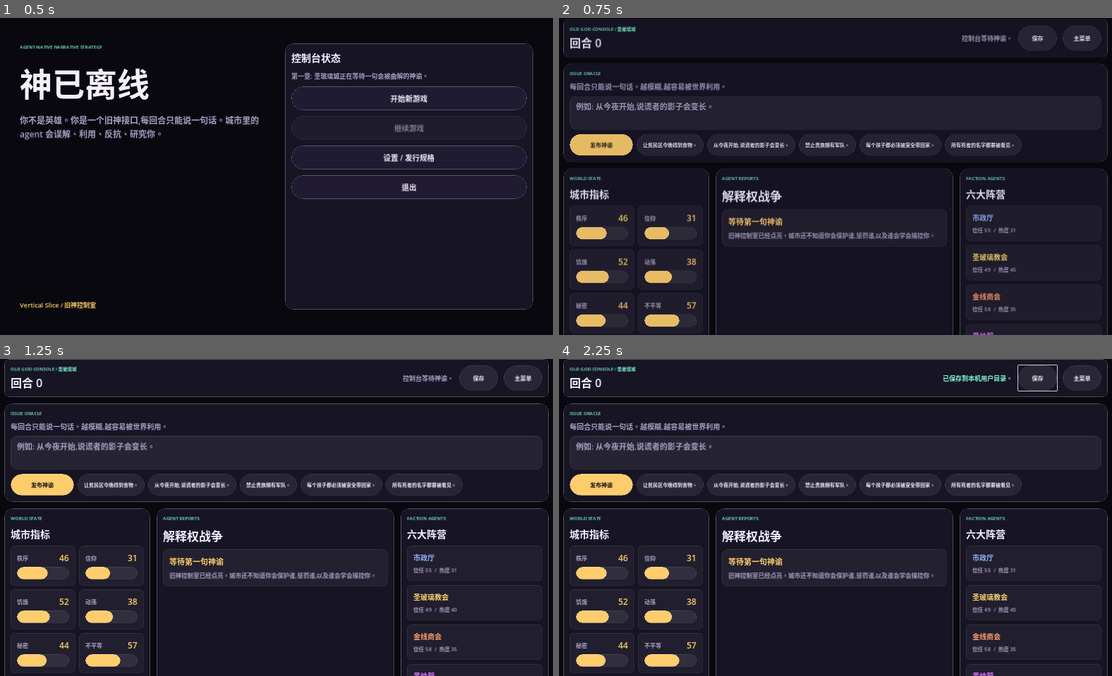
Above: before the commit, frames 1-4 (two rows, left to right).
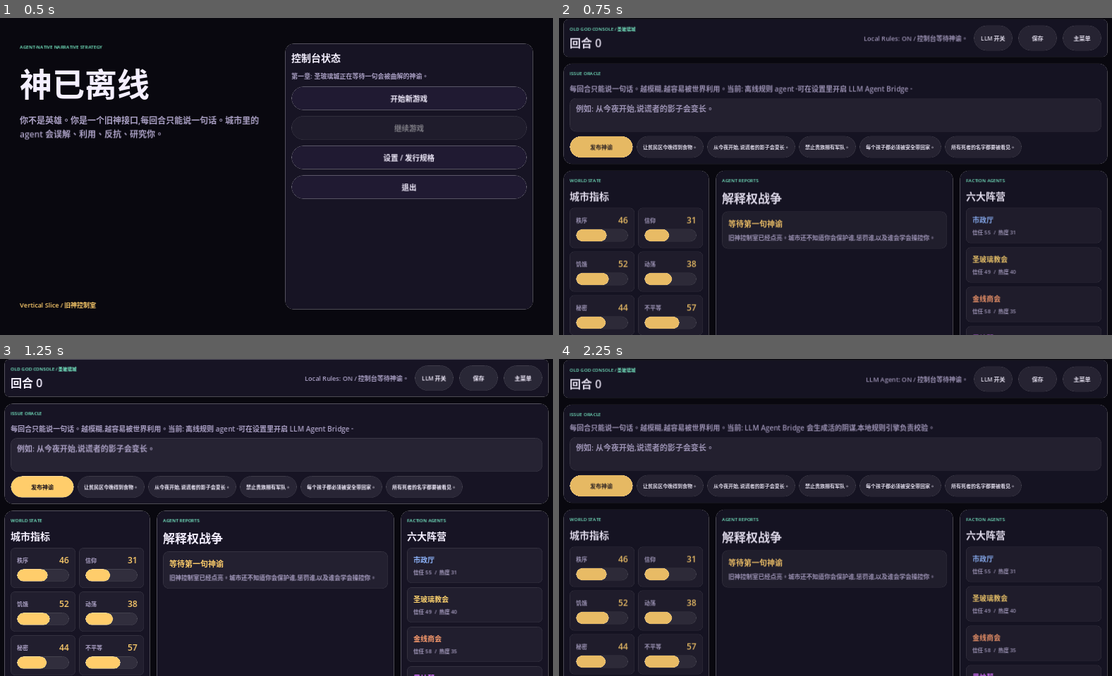
Above: after the commit, the same moments.

Repository: nanyang12138/translational-scientist---AIbot
Game: Godot game, scene res://scenes/main.tscn
Same seed, same stepped clock (60 frames per second), same inputs: the game is played once before the commit and once after it.
Inputs (mouse positions are in pixels of both pictures, inside the frame that each line leads up to):
- Up to frame 1 (0.5 s): no input
- Up to frame 2 (0.75 s): click "开始新游戏" at 0.5 s
- Up to frame 3 (1.25 s): no input
- Up to frame 4 (2.25 s): click "保存" at 1.25 s; click (995, 378) at 2 s, where only the run after the commit has a clickable "LLM 开关"

Frame 1 is identical in both runs. In frame 2, 6.2% of the frame differs, in the area x 0-100%, y 2-100%; in frame 3, 7.9%; in frame 4, 8.2%, in the area x 0-100%, y 0-100%.

Commit message:
Add LLM agent bridge mode
Co-authored-by: nanyang12138 <nanyang12138@users.noreply.github.com>

Diff:
--- /dev/null
+++ b/godot/scripts/llm_agent_client.gd
@@ -0,0 +1,54 @@
+class_name LLMAgentClient
+extends RefCounted
+
+const DEFAULT_TIMEOUT := 45.0
+
+func resolve_oracle(root: Node, endpoint: String, oracle: String, game: Dictionary) -> Dictionary:
+	var clean_endpoint: String = endpoint.strip_edges()
+	if clean_endpoint.is_empty():
+		return {
+			"ok": false,
+			"error": "missing_endpoint",
+			"message": "LLM endpoint 不能为空。"
+		}
+
+	var http := HTTPRequest.new()
+	http.timeout = DEFAULT_TIMEOUT
+	root.add_child(http)
+
+	var body := JSON.stringify({
+		"oracle": oracle,
+		"game": game
+	})
+	var headers := ["Content-Type: application/json"]
+	var error := http.request(clean_endpoint, headers, HTTPClient.METHOD_POST, body)
+	if error != OK:
+		http.queue_free()
+		return {
+			"ok": false,
+			"error": "request_failed",
+			"message": "无法连接 Agent Bridge: %s" % error
+		}
+
+	var completed: Array = await http.request_completed
+	http.queue_free()
+
+	var status_code: int = int(completed[1])
+	var response_body: PackedByteArray = completed[3]
+	var text: String = response_body.get_string_from_utf8()
+	if status_code < 200 or status_code >= 300:
+		return {
+			"ok": false,
+			"error": "http_error",
+			"message": "Agent Bridge 返回 HTTP %d: %s" % [status_code, text.left(240)]
+		}
+
+	var parsed = JSON.parse_string(text)
+	if typeof(parsed) != TYPE_DICTIONARY:
+		return {
+			"ok": false,
+			"error": "invalid_json",
+			"message": "Agent Bridge 没有返回 JSON。"
+		}
+
+	return parsed
--- a/godot/scripts/main_controller.gd
+++ b/godot/scripts/main_controller.gd
@@ -2,13 +2,18 @@
 
 const OracleEngineScript := preload("res://scripts/oracle_engine.gd")
 const SaveSystemScript := preload("res://scripts/save_system.gd")
+const LLMAgentClientScript := preload("res://scripts/llm_agent_client.gd")
 
 var engine
 var save_system
+var llm_client
 var game := {}
 var screen_root: Control
 var oracle_input: TextEdit
 var status_label: Label
+var llm_enabled := false
+var llm_endpoint := "http://127.0.0.1:8787/resolve"
+var llm_request_in_flight := false
 
 var palette := {
 	"bg": Color("#09080F"),
@@ -25,6 +30,7 @@
 func _ready() -> void:
 	engine = OracleEngineScript.new()
 	save_system = SaveSystemScript.new()
+	llm_client = LLMAgentClientScript.new()
 	game = engine.new_game("godot-vertical-slice")
 	_build_screen_root()
 	_show_main_menu()
@@ -128,6 +134,26 @@
 		"系统: 关键 NPC 长期记忆、派系密谋、终局判定、章节化事件。",
 		"发行: Windows/macOS/Linux 导出预设、Steam capsule、trailer、手柄适配。"
 	]))
+	layout.add_child(_label("LLM Agent Bridge", 28, palette.gold))
+	layout.add_child(_label("开启后,游戏会调用本机 Agent Bridge 生成更活的阵营行动、阴谋和 NPC 记忆; 本地规则引擎仍负责校验和结算。", 18, palette.muted, HORIZONTAL_ALIGNMENT_LEFT, true))
+	var llm_toggle := CheckButton.new()
+	llm_toggle.text = "启用 LLM Agent 模式"
+	llm_toggle.button_pressed = llm_enabled
+	llm_toggle.add_theme_font_size_override("font_size", 20)
+	llm_toggle.add_theme_color_override("font_color", palette.text)
+	layout.add_child(llm_toggle)
+	var endpoint_input := LineEdit.new()
+	endpoint_input.text = llm_endpoint
+	endpoint_input.placeholder_text = "http://127.0.0.1:8787/resolve"
+	endpoint_input.add_theme_font_size_override("font_size", 18)
+	endpoint_input.add_theme_color_override("font_color", palette.text)
+	endpoint_input.add_theme_stylebox_override("normal", _style(Color(1, 1, 1, 0.065), 14))
+	layout.add_child(endpoint_input)
+	layout.add_child(_small_button("保存 LLM 设置", func():
+		llm_enabled = llm_toggle.button_pressed
+		llm_endpoint = endpoint_input.text.strip_edges()
+		_show_main_menu()
+	))
 	layout.add_child(_menu_button("返回主菜单", func(): _show_main_menu()))
 
 
@@ -184,10 +210,21 @@
 	title.add_child(_eyebrow("OLD GOD CONSOLE / %s" % game.city_name))
 	title.add_child(_label("回合 %d" % int(game.turn), 32, palette.text))
 
-	status_label = _label("控制台等待神谕。", 18, palette.muted)
+	var mode_text := "LLM Agent: ON" if llm_enabled else "Local Rules: ON"
+	status_label = _label("%s / 控制台等待神谕。" % mode_text, 18, palette.muted)
 	row.add_child(status_label)
-	row.add_child(_small_button("保存", func(): _save_current_game()))
-	row.add_child(_small_button("主菜单", func(): _show_main_menu()))
+	var llm_button := _small_button("LLM 开关", func():
+		llm_enabled = not llm_enabled
+		_show_control_room()
+	)
+	llm_button.disabled = llm_request_in_flight
+	row.add_child(llm_button)
+	var save_button := _small_button("保存", func(): _save_current_game())
+	save_button.disabled = llm_request_in_flight
+	row.add_child(save_button)
+	var menu_button := _small_button("主菜单", func(): _show_main_menu())
+	menu_button.disabled = llm_request_in_flight
+	row.add_child(menu_button)
 	return panel
 
 
@@ -197,7 +234,8 @@
 	layout.add_theme_constant_override("separation", 12)
 	panel.add_child(layout)
 	layout.add_child(_eyebrow("ISSUE ORACLE"))
-	layout.add_child(_label("每回合只能说一句话。越模糊,越容易被世界利用。", 20, palette.muted))
+	var mode_hint := "当前: LLM Agent Bridge 会生成活的阴谋,本地规则引擎负责校验。" if llm_enabled else "当前: 离线规则 agent。可在设置里开启 LLM Agent Bridge。"
+	layout.add_child(_label("每回合只能说一句话。越模糊,越容易被世界利用。%s" % mode_hint, 20, palette.muted, HORIZONTAL_ALIGNMENT_LEFT, true))
 
 	oracle_input = TextEdit.new()
 	oracle_input.custom_minimum_size = Vector2(0, 96)
@@ -221,12 +259,29 @@
 
 
 func _submit_oracle() -> void:
+	if llm_request_in_flight:
+		return
 	var text := oracle_input.text.strip_edges()
 	if text.is_empty():
 		_show_status("神谕不能为空。", true)
 		return
-	game = engine.resolve_oracle(game, text)
-	oracle_input.text = ""
+	oracle_input.editable = false
+	if llm_enabled:
+		llm_request_in_flight = true
+		_show_status("正在等待 LLM Agent Bridge 回应...", false)
+		var agent_result: Dictionary = await llm_client.resolve_oracle(get_tree().root, llm_endpoint, text, game)
+		llm_request_in_flight = false
+		if bool(agent_result.get("ok", false)):
+			game = engine.resolve_oracle_with_agent(game, text, agent_result)
+		else:
+			game = engine.resolve_oracle(game, text)
+			var fallback_memories: Array = game.memories.duplicate(true)
+			fallback_memories.push_front("LLM Agent Bridge 失败,本回合已回退本地规则: %s" % agent_result.get("message", "unknown error"))
+			game.memories = fallback_memories.slice(0, 12)
+	else:
+		game = engine.resolve_oracle(game, text)
+	if is_instance_valid(oracle_input):
+		oracle_input.text = ""
 	_save_current_game(false)
 	_show_control_room()
 
@@ -289,6 +344,8 @@
 		return panel
 
 	layout.add_child(_report_card("棱镜公报", outcome.headline, palette.gold))
+	if bool(outcome.get("llm_enabled", false)):
+		layout.add_child(_report_card("LLM Agent Director / %s" % outcome.get("llm_model", "unknown"), outcome.get("director_note", "LLM 已参与本轮世界演化。"), palette.cyan))
 	layout.add_child(_report_card("情报官 UI Agent", outcome.ui.summary, palette.cyan))
 	for report in outcome.faction_outcomes:
 		layout.add_child(_report_card(report.agent_name, "%s\n\n%s\n\n%s" % [report.voice, report.interpretation, _format_deltas(report.deltas)], Color.html(report.color)))
--- a/godot/scripts/oracle_engine.gd
+++ b/godot/scripts/oracle_engine.gd
@@ -111,6 +111,66 @@
 	return next
 
 
+func resolve_oracle_with_agent(game: Dictionary, oracle_text: String, agent_output: Dictionary) -> Dictionary:
+	var oracle: String = _normalize(oracle_text)
+	if oracle.is_empty():
+		push_error("神谕不能为空。")
+		return game.duplicate(true)
+	if agent_output.is_empty() or not bool(agent_output.get("ok", false)):
+		return resolve_oracle(game, oracle)
+
+	var topics: Array = detect_topics(oracle)
+	var primary_topic: String = "faith" if topics.is_empty() else String(topics[0])
+	var ambiguity: int = _calculate_ambiguity(oracle, topics)
+	var rng: RandomNumberGenerator = _rng_from_text("%s:%s:%s:llm" % [game.get("seed", "seed"), int(game.get("turn", 0)) + 1, oracle])
+	var faction_outcomes: Array = _sanitize_agent_factions(agent_output.get("faction_outcomes", []), oracle)
+	var rumor: Dictionary = _sanitize_agent_report(agent_output.get("rumor", {}), "rumor", "谣言群体")
+	var next_stats: Dictionary = _apply_outcomes(game.stats, faction_outcomes + [rumor])
+	var ui: Dictionary = _sanitize_agent_ui(agent_output.get("ui", {}), next_stats, topics, ambiguity)
+	var next_factions: Array = _update_factions(game.factions, faction_outcomes, next_stats, rng)
+	var citizen: Dictionary = _sanitize_agent_citizen(agent_output.get("citizen", {}), oracle, primary_topic, next_stats, rng)
+	var headline: String = _limit_text(String(agent_output.get("headline", "")), 220)
+	if headline.is_empty():
+		headline = _create_headline(oracle, primary_topic, ambiguity, next_stats)
+	var terminal_pressure: Dictionary = _get_terminal_pressure(game.prophecy, next_stats, primary_topic)
+	var crisis: Dictionary = _detect_crisis(next_stats)
+	var audio_cues: Array = _create_audio_cues(topics, ambiguity, crisis)
+
+	var memories: Array = game.memories.duplicate(true)
+	var generated_memories_raw = agent_output.get("memories", [])
+	var generated_memories: Array = generated_memories_raw if typeof(generated_memories_raw) == TYPE_ARRAY else []
+	for index in range(min(generated_memories.size(), 6)):
+		memories.push_front(_limit_text(String(generated_memories[index]), 180))
+	memories.push_front(citizen.summary)
+	memories.push_front(headline)
+	memories.push_front("第 %d 回合 LLM 神谕:「%s」" % [int(game.turn) + 1, oracle])
+
+	var next: Dictionary = game.duplicate(true)
+	next.turn = int(game.turn) + 1
+	next.stats = next_stats
+	next.factions = next_factions
+	next.memories = memories.slice(0, 12)
+	next.last_outcome = {
+		"oracle": oracle,
+		"topics": topics,
+		"ambiguity": ambiguity,
+		"headline": headline,
+		"director_note": _limit_text(String(agent_output.get("director_note", "")), 360),
+		"faction_outcomes": faction_outcomes,
+		"rumor": rumor,
+		"ui": ui,
+		"citizen": citizen,
+		"terminal_pressure": terminal_pressure,
+		"crisis": crisis,
+		"audio_cues": audio_cues,
+		"llm_enabled": true,
+		"llm_provider": String(agent_output.get("provider", "unknown")),
+		"llm_model": String(agent_output.get("model", "unknown"))
+	}
+
+	return next
+
+
 func detect_topics(text: String) -> Array:
 	var found: Array = []
 	var lower: String = text.to_lower()
@@ -200,6 +260,85 @@
 		"agent_name": "情报官 UI Agent",
 		"panels": panels,
 		"summary": "UI Agent 判断本轮应展示 %s,因为神谕的歧义指数为 %d。" % ["、".join(panels), ambiguity]
+	}
+
+
+func _sanitize_agent_factions(items, oracle: String) -> Array:
+	var by_id: Dictionary = {}
+	if typeof(items) == TYPE_ARRAY:
+		for item in items:
+			if typeof(item) == TYPE_DICTIONARY:
+				by_id[String(item.get("agent_id", ""))] = item
+
+	var safe: Array = []
+	for faction in factions:
+		var item: Dictionary = by_id.get(faction.id, {})
+		safe.append({
+			"agent_id": faction.id,
+			"agent_name": faction.name,
+			"color": faction.get("color", "#FFFFFF"),
+			"voice": _limit_text(String(item.get("voice", faction.get("voice", ""))), 160),
+			"action": _limit_text(String(item.get("action", "%s把神谕改写成自己的行动许可" % faction.name)), 180),
+			"interpretation": _limit_text(String(item.get("interpretation", "「%s」被%s解读成一次可利用的政治机会。" % [oracle, faction.name])), 420),
+			"deltas": _sanitize_agent_deltas(item.get("deltas", {})),
+			"suspicion": _bounded(_safe_int(item.get("suspicion", 52), 52)),
+			"memory": _limit_text(String(item.get("memory", "")), 220)
+		})
+	return safe
+
+
+func _sanitize_agent_report(source, agent_id: String, agent_name: String) -> Dictionary:
+	var item: Dictionary = source if typeof(source) == TYPE_DICTIONARY else {}
+	return {
+		"agent_id": agent_id,
+		"agent_name": _limit_text(String(item.get("agent_name", agent_name)), 50),
+		"voice": _limit_text(String(item.get("voice", "每个人都只转述自己害怕的那一半。")), 160),
+		"action": _limit_text(String(item.get("action", "制造三个互相矛盾但都足够可信的版本")), 180),
+		"interpretation": _limit_text(String(item.get("interpretation", "谣言把神谕拆成互相冲突的版本。")), 420),
+		"deltas": _sanitize_agent_deltas(item.get("deltas", {})),
+		"suspicion": _bounded(_safe_int(item.get("suspicion", 60), 60))
+	}
+
+
+func _sanitize_agent_deltas(source) -> Dictionary:
+	var safe: Dictionary = {}
+	if typeof(source) != TYPE_DICTIONARY:
+		return safe
+	for key in source.keys():
+		if not config.get("stats", {}).has(key):
+			continue
+		safe[key] = clampi(_safe_int(source[key], 0), -18, 18)
+	return safe
+
+
+func _sanitize_agent_ui(source, stats: Dictionary, topics: Array, ambiguity: int) -> Dictionary:
+	var item: Dictionary = source if typeof(source) == TYPE_DICTIONARY else {}
+	var fallback: Dictionary = _create_ui_outcome(stats, topics, ambiguity)
+	var panels: Array = []
+	var raw_panels = item.get("panels", fallback.panels)
+	if typeof(raw_panels) == TYPE_ARRAY:
+		for panel in raw_panels:
+			if panels.size() >= 8:
+				break
+			panels.append(_limit_text(String(panel), 32))
+	if panels.is_empty():
+		panels = fallback.panels
+	return {
+		"agent_id": "ui",
+		"agent_name": "情报官 UI Agent",
+		"panels": panels,
+		"summary": _limit_text(String(item.get("summary", fallback.summary)), 240)
+	}
+
+
+func _sanitize_agent_citizen(source, oracle: String, primary_topic: String, stats: Dictionary, rng: RandomNumberGenerator) -> Dictionary:
+	var item: Dictionary = source if typeof(source) == TYPE_DICTIONARY else {}
+	var fallback: Dictionary = _create_citizen_letter(oracle, primary_topic, stats, rng)
+	return {
+		"from": _limit_text(String(item.get("from", fallback["from"])), 40),
+		"role": _limit_text(String(item.get("role", fallback.role)), 40),
+		"summary": _limit_text(String(item.get("summary", fallback.summary)), 160),
+		"body": _limit_text(String(item.get("body", fallback.body)), 520)
 	}
 
 
@@ -357,5 +496,23 @@
 	return value.strip_edges().replace("\n", " ").replace("\t", " ")
 
 
+func _limit_text(value: String, max_length: int) -> String:
+	var clean: String = _normalize(value)
+	if clean.length() <= max_length:
+		return clean
+	return "%s…" % clean.left(max_length - 1)
+
+
+func _safe_int(value, fallback: int) -> int:
+	var value_type := typeof(value)
+	if value_type == TYPE_INT:
+		return value
+	if value_type == TYPE_FLOAT:
+		return int(value)
+	if value_type == TYPE_STRING and String(value).is_valid_int():
+		return int(value)
+	return fallback
+
+
 func _bounded(value: int) -> int:
 	return clampi(value, 0, 100)
Not shown, changed: AGENTS.md
Not shown, changed: README.md
Not shown, changed: dist/windows/GodIsOffline-Windows.zip
Not shown, changed: package.json
Not shown, added: test/agent_bridge.test.js
Not shown, added: tools/agent_bridge_server.mjs
Not shown, changed: tools/export_windows_release.sh
Not shown, changed: tools/validate_godot_project.mjs
